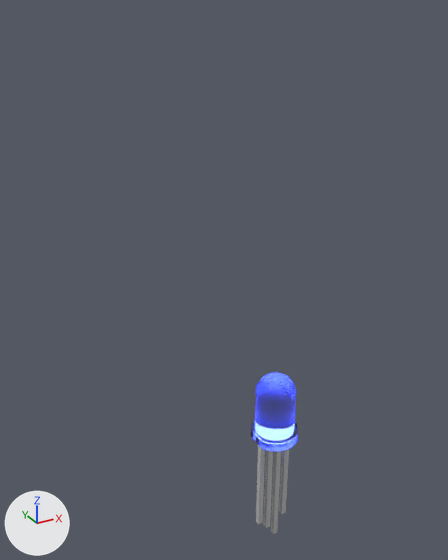
What one commit did to the Blender file models/LED.blend.
The view is the same before and after, from a 50 mm camera at (-36.7, -53.5, 50.0) aimed at (-3.6, 6.7, 19.8). Every picture has the same lights, and +X, +Y and +Z are marked at lower left.

The first picture shows 'LED Housing', 'Leg 1 + 4 DOUT/DIN', 'Leg 2 VDD', 'Leg 3 GND'.
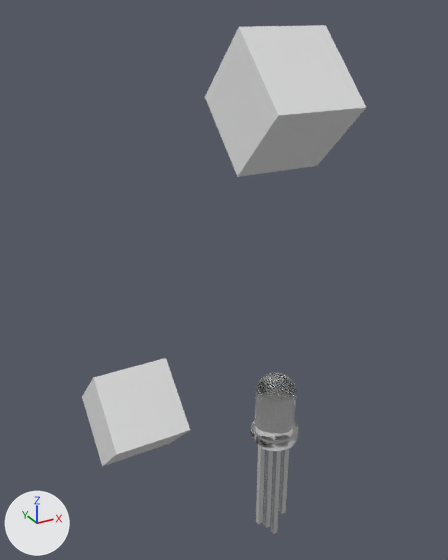
The change, as a list of edits to the scene's bpy script:
```text
Change mat_material_001:
    remove n4 = _N.new('ShaderNodeGroup'); n4.name = 'Group'
    remove n4.node_tree = ng_nodegroup
    where n5 = _N.new('ShaderNodeBsdfGlass'); n5.name = 'Glass BSDF.001'
    add n5.inputs[0].default_value = (1.0, 1.0, 1.0, 0.254)  # 'Color', white #ffffff
    where n6 = _N.new('ShaderNodeMixShader'); n6.name = 'Mix Shader'
    add n6.inputs[0].default_value = 0.383  # 'Factor'
    remove _L.new(n4.outputs[0], n5.inputs[0])  # 'Color' to 'Color'
Add me_cube_005:
    me_cube_005.from_pydata(...)  # a box spanning x -5.0..5.0, y -5.0..5.0, z -5.0..5.0
Add ob_cube_001:
    ob_cube_001 = bpy.data.objects.new('Cube.001', me_cube_005)
    ob_cube_001.location = (-0.6, 0.3, 41.3)
    ob_cube_001.rotation_euler = (0.0, -0.785, 1.571)  # degrees (0, -45, 90)
Add ob_cube:
    ob_cube = bpy.data.objects.new('Cube', me_cube_005.copy())
    ob_cube.location = (-13.8, 13.3, 0.0)
    ob_cube.rotation_euler = (0.0, -0.785, 1.571)  # degrees (0, -45, 90)
```

Where the change shows, as pixel boxes [x1, y1, x2, y2] in the pictures (448 x 560 px):
'Cube.001', added
    after: [205, 25, 366, 177]
'Cube', added
    after: [82, 358, 190, 466]
'LED Housing', recoloured
    both: [251, 372, 298, 451]
